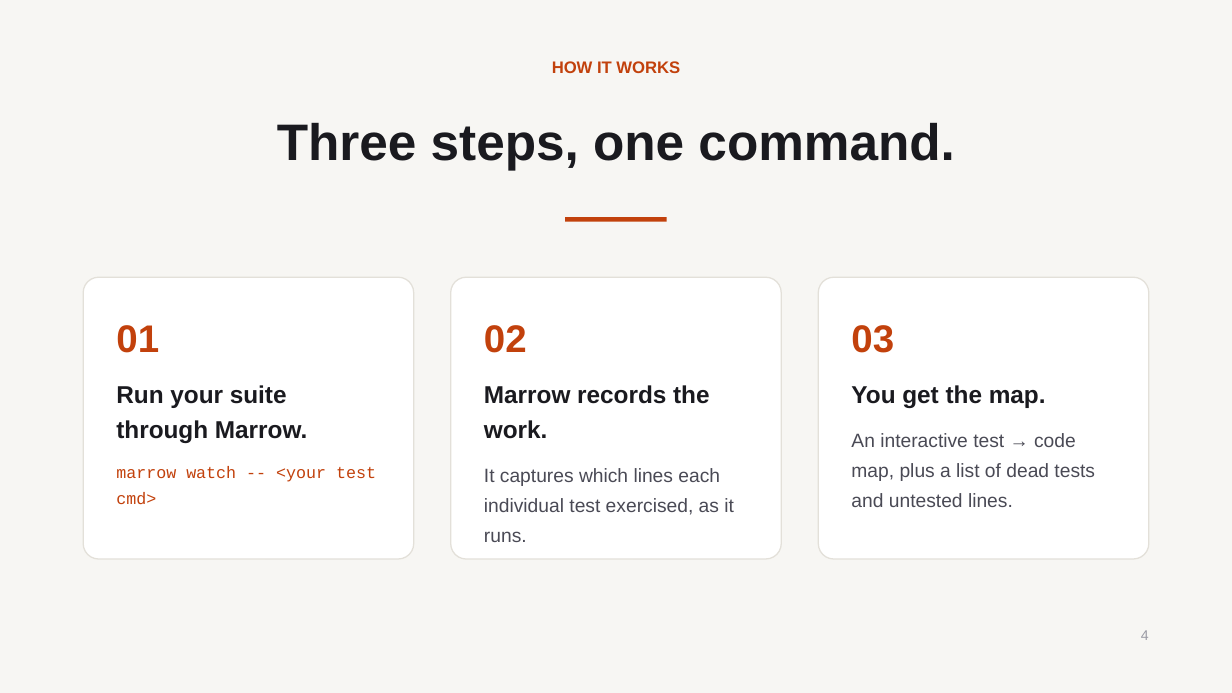
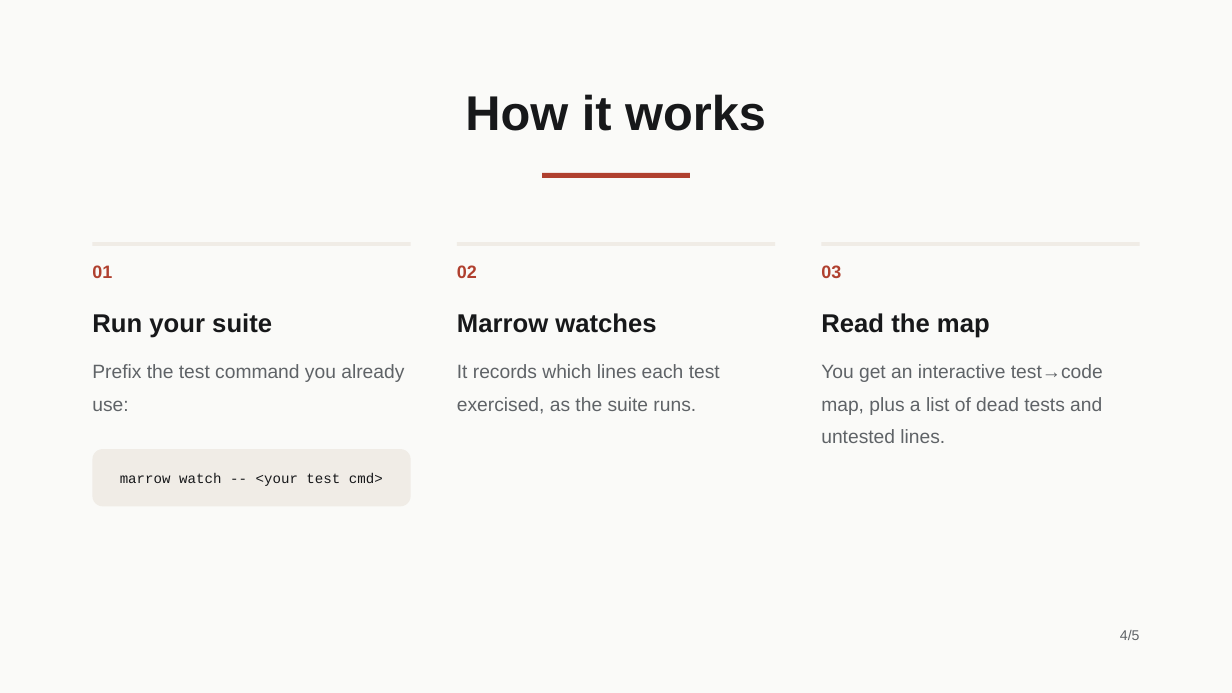
Before and after one commit to HrudithL/whetstone, a slide deck: slide 4 of harness/out/pptx/pitch_deck/cold/deck.pptx. Drawn at 1232x693 pixels with LibreOffice and Linux fonts; fonts in the diff are those of the drawing. Boxes give left, top, right and bottom in pixels: in the first picture for what was removed or moved away, otherwise in the second. Text is boxed around its words. In the diff, an @@ line names an element or a change of style, - is before the commit and + after.

```diff
--- a/harness/out/pptx/pitch_deck/cold/deck.pptx
+++ b/harness/out/pptx/pitch_deck/cold/deck.pptx
@@ rectangle at <box>0,0,1232,693</box>: fill #F7F6F3 to #FAFAF8 @@
@@ text at <box>465,94,766,131</box>: text changed; size 13 to 38 pt; text colour #C2410C to #17181A @@
-HOW IT WORKS
+How it works
@@ text removed at <box>277,122,954,170</box> @@
-Three steps, one command.
@@ rectangle: place and size @@
-rectangle at <box>566,217,667,222</box>
+rectangle at <box>543,173,690,178</box>
@@ rectangle at <box>543,173,690,178</box>: fill #C2410C to #B0402F @@
@@ text "01": place and size @@
-text "01" at <box>116,325,376,505</box>
+text "01" at <box>92,265,112,278</box>
@@ text "01" at <box>92,265,112,278</box>: size 30 to 14 pt, text colour #C2410C to #B0402F @@
@@ text added at <box>457,265,477,278</box>, 14 pt, text #B0402F, bold @@
+02
@@ text added at <box>821,265,841,278</box>, 14 pt, text #B0402F, bold @@
+03
@@ rounded rectangle removed at <box>83,277,414,559</box> @@
@@ rounded rectangle removed at <box>451,277,782,559</box> @@
@@ rounded rectangle removed at <box>819,277,1150,559</box> @@
@@ text added at <box>92,313,404,411</box>, 15 pt, text #5F6367 @@
+Run your suite
+Prefix the test command you already use:
@@ text at <box>457,313,720,414</box>: text changed; text colour #4A4A55 to #5F6367 @@
-02
-Marrow records the work.
-It captures which lines each individual test exercised, as it runs.
+Marrow watches
+It records which lines each test exercised, as the suite runs.
@@ text at <box>821,313,1103,443</box>: text changed; text colour #4A4A55 to #5F6367 @@
-03
-You get the map.
-An interactive test → code map, plus a list of dead tests and untested lines.
+Read the map
+You get an interactive test→code map, plus a list of dead tests and untested lines.
@@ text at <box>116,385,376,505</box>: paragraphs removed @@
-Run your suite through Marrow.
-marrow watch -- <your test cmd>
@@ rounded rectangle added at <box>92,449,410,506</box>, fill #F0ECE6, 11 pt, text #17181A @@
+marrow watch -- <your test cmd>
@@ text at <box>1120,630,1140,640</box>: text changed; text colour #9A9AA4 to #5F6367 @@
-4
+4/5
```
Also in this commit, not shown: 4 other slides changed, 33 other files.
